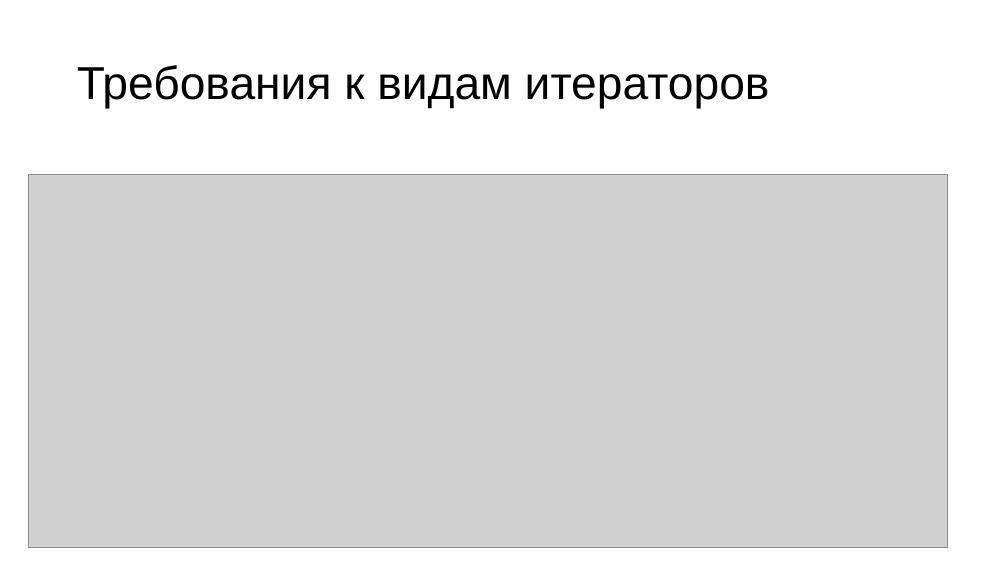
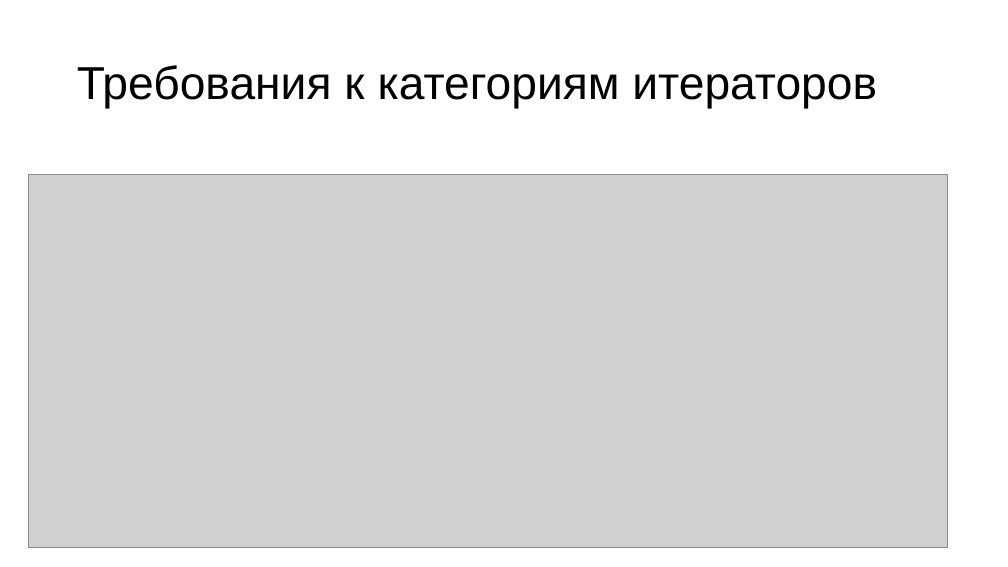
Before and after one commit to kostya2709/C_Plus_Plus_seminars, a slide deck: slide 4 of spring/sem_2_iterators/presentations/sem_2_iterators.pptx. Drawn at 1008x567 pixels with LibreOffice and Linux fonts; fonts in the diff are those of the drawing; grey boxes stand for pictures. Boxes give left, top, right and bottom in pixels: in the first picture for what was removed or moved away, otherwise in the second. Text is boxed around its words. In the diff, an @@ line names an element or a change of style, - is before the commit and + after.

```diff
--- a/spring/sem_2_iterators/presentations/sem_2_iterators.pptx
+++ b/spring/sem_2_iterators/presentations/sem_2_iterators.pptx
@@ title at (x1=77, y1=65, x2=877, y2=109): text changed @@
-Требования к видам итераторов
+Требования к категориям итераторов
```
Also in this commit, not shown: 4 other files.
